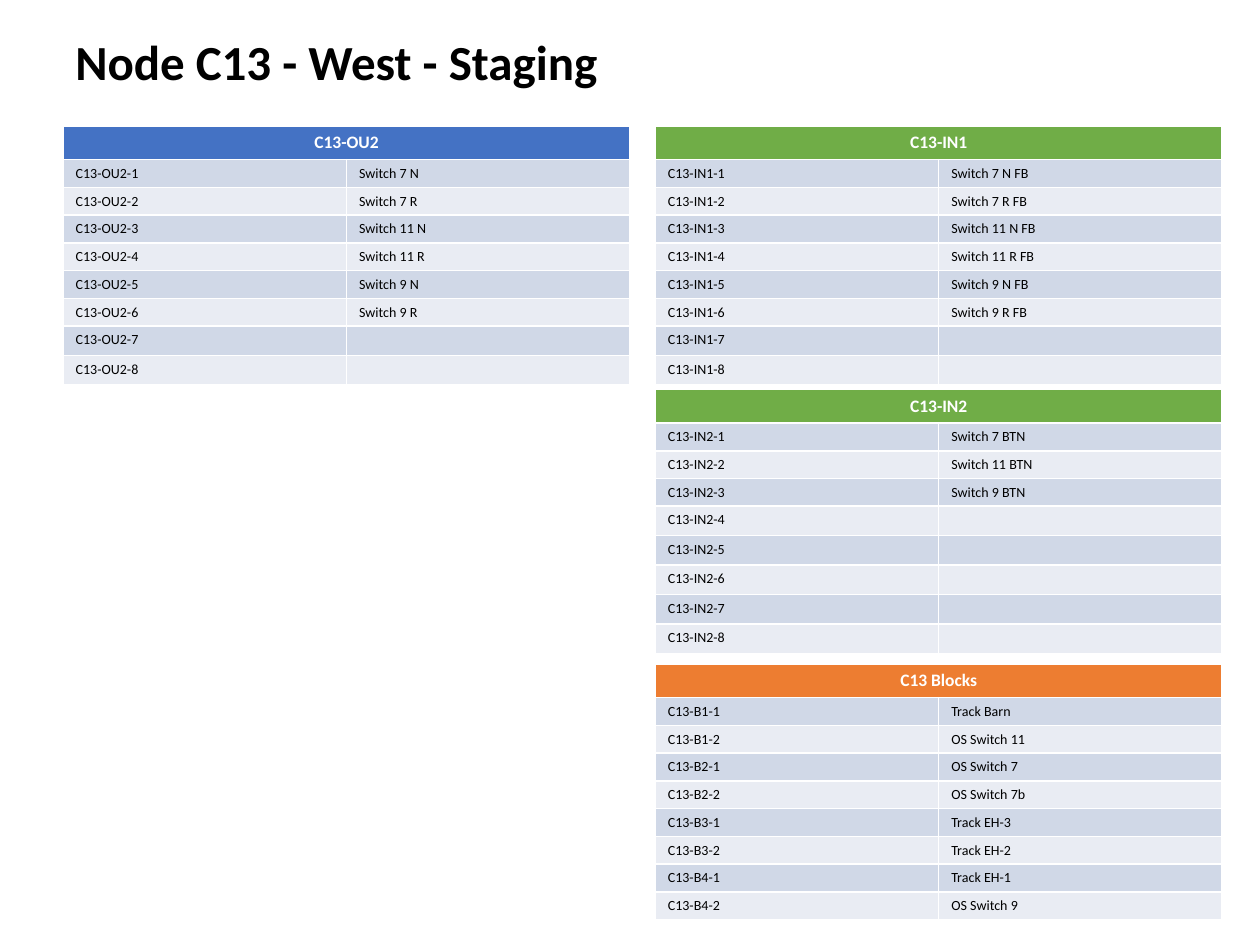
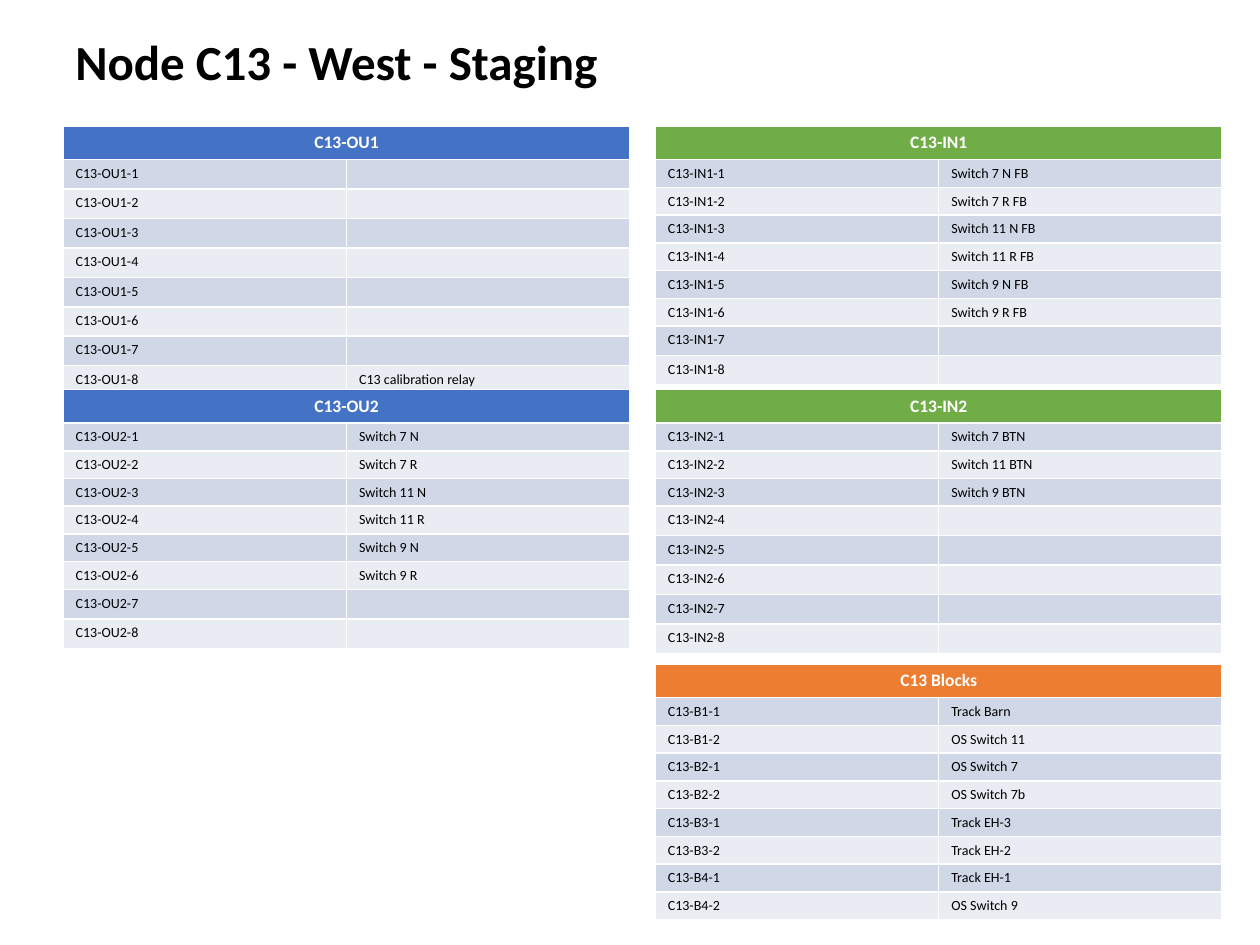
Before and after one commit to lnevo/hart, a slide deck: slide 9 of docs/wiring/Wiring_Schematic.pptx. Drawn at 1260x945 pixels with LibreOffice and Linux fonts; fonts in the diff are those of the drawing. Boxes give left, top, right and bottom in pixels: in the first picture for what was removed or moved away, otherwise in the second. Text is boxed around its words. In the diff, an @@ line names an element or a change of style, - is before the commit and + after.

```diff
--- a/docs/wiring/Wiring_Schematic.pptx
+++ b/docs/wiring/Wiring_Schematic.pptx
@@ table added at [63, 126, 630, 391], 9 rows, 2 columns @@
+C13-OU1 | 
+C13-OU1-1 | 
+C13-OU1-2 | 
+C13-OU1-3 | 
+C13-OU1-4 | 
+C13-OU1-5 | 
+C13-OU1-6 | 
+C13-OU1-7 | 
+C13-OU1-8 | C13 calibration relay
@@ table: place and size @@
-table at [63, 126, 630, 378]
+table at [63, 389, 630, 641]
```
Also in this commit, not shown: 13 other slides changed, 11 other files.
